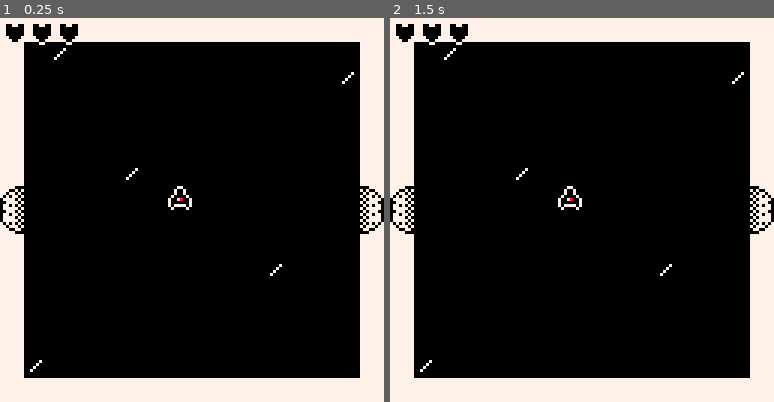
Above: before the commit, frames 1-2 (left to right).
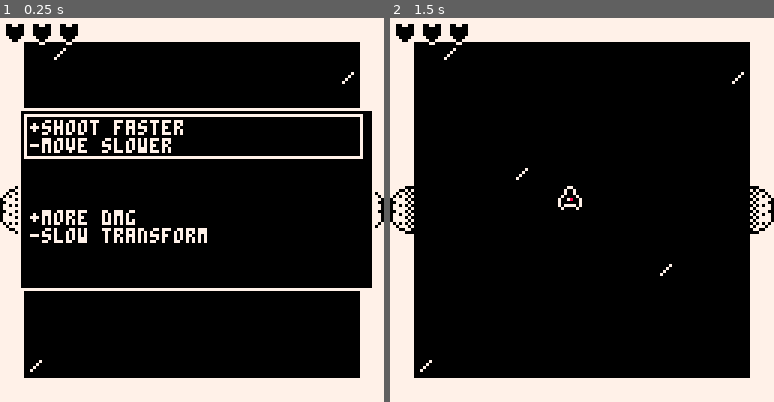
Above: after the commit, the same moments.

Repository: dresseswithpockets/bitjam3
Game: PICO-8 cartridge game.p8
Two runs of this game, one before a commit and one after it. Both use one fixed random seed, a clock stepped at 60 frames per second and the inputs below.
Inputs:
- Up to frame 1 (0.25 s): no input
- Up to frame 2 (1.5 s): tap X (X key) at 0.33, 1.07 s; tap O (Z key) at 0.7 s

The runs differ from the first frame. In frame 1, 7.2% of the frame differs, in the area x 4-98%, y 23-72%; in frame 2, nothing differs.

Commit message:
add effect/upgrade system

Diff:
--- a/game.p8
+++ b/game.p8
@@ -120,8 +120,17 @@
  end
 end
 
-function dmg_ply()
- ply.health -= 1
+function dmg_ply(n)
+ ply.health-=n or 1
+end
+
+function present_lvlup()
+ menu_idx=1
+ show_lvlup_menu=true
+ lvlup_choices={
+ 	next_upgrade(),
+ 	next_upgrade()
+ }
 end
 
 function _init()
@@ -136,8 +145,9 @@
 
  -- menu stuff
 	menu_idx=1
-	menu_counter=0
 	menu_noquit_counter=0
+
+	show_lvlup_menu=false
 
 	-- player stuff
 	ply_vert_spr=1
@@ -161,6 +171,7 @@
 		-- transformations
 		form=1,
 		trans=false,
+		trans_timer=0,
 
 		health=3,
 
@@ -168,14 +179,19 @@
 		flip_y=false,flip_x=false,
 	}
 	ply_spd=100/60 -- px/sec
-	shoot_spd_mult=0.85
-	shoot_time=3 -- frame delay
+	ply_spd_shoot_mult=0.85
+	shoot_time=4 -- frame delay
 	shoot_timer=0
 
 	bullets={}
 	spr_bullet=3
 	spd_bullet=140/60 -- px/sec
 	spd_seeker=1
+
+ ply_dmg=2
+	trans_quad_time=0
+	trans_delay=20
+	trans_self_dmg=0
 
 	cell_x=3
 	cell_y=3
@@ -192,6 +208,10 @@
 	local plan=dungeon[floor_idx]
  floor=floor_from_plan(plan)
  room=floor[cell_x][cell_y]
+
+ -- todo: do we really want
+ --  to present this on startup?
+ present_lvlup()
 end
 
 
@@ -202,6 +222,27 @@
  if ply.health <=0 then
   update_dead()
  	return
+ end
+
+ if show_lvlup_menu then
+  update_lvlup_menu()
+  return
+ end
+
+ if ply.trans then
+  -- todo: spawn trans
+  --  particles or something
+  -- for an animation/effect
+	 ply.trans=false
+	 ply.trans_timer=1
+ end
+
+ if ply.trans_timer>0 then
+  ply.trans_timer-=1
+  if ply.trans_timer==0 then
+   ply.form=ply.form==1and 2or 1
+   dmg_ply(trans_self_dmg)
+  end
  end
 
  -- grab btn_lut-mapped input
@@ -216,18 +257,24 @@
 
 	local use_spd=ply_spd
 	if ply.shoot then
- 	use_spd*=shoot_spd_mult
+ 	use_spd*=ply_spd_shoot_mult
  end
 
 	-- shift triggers transform
  ply.trans=(last_keys&0b10000!=0b10000) and keys_value&0b10000==0b10000
  if ply.trans then
+ 	ply.trans_timer=trans_delay
   -- dont shoot when transforming
   ply.shoot=false
   -- dont move when transforming
   use_spd=0
-  -- todo: transform animation
-  ply.form=ply.form==1 and 2 or 1
+ end
+
+ if ply.trans_timer>0 then
+  -- dont shoot when transforming
+  ply.shoot=false
+  -- dont move when transforming
+  use_spd=0
  end
 
 	-- updating player spd from
@@ -303,6 +350,17 @@
 
  if btnp(❎) and menu_idx==1 then
   _init()
+ end
+end
+
+function update_lvlup_menu()
+ if btnp(⬆️) or btnp(⬇️) then
+  menu_idx=menu_idx==1 and 2 or 1
+ end
+
+ if btnp(🅾️) then
+  lvlup_choices[menu_idx].exec()
+  show_lvlup_menu=false
  end
 end
 
@@ -356,6 +414,10 @@
 	camera(0,0)
 	draw_ply_hp()
 
+	if show_lvlup_menu then
+	 draw_lvlup_menu()
+	end
+
 	-- debug/test zone
 end
 
@@ -390,6 +452,28 @@
 	for i=0,ply.health-1 do
 	 spr(4,1+i*9,1)
 	end
+end
+
+function draw_lvlup_menu()
+ rect(6,30,124,90,7)
+ rectfill(7,31,123,89,0)
+
+ local c1=lvlup_choices[1]
+ local c2=lvlup_choices[2]
+
+ for i,v in ipairs(c1.desc) do
+  print(v,10,28+i*6,7)
+ end
+
+ for i,v in ipairs(c2.desc) do
+  print(v,10,58+i*6,7)
+ end
+
+ if menu_idx==1 then
+	 rect(8,32,120,34+#c1.desc*6,7)
+	else
+	 rect(8,62,120,64+#c2.desc*6,7)
+ end
 end
 
 function draw_dead_menu()
@@ -993,6 +1077,87 @@
  end
  return floor
 end
+-->8
+-- upgrades
+
+function u_quad_dmg_exec()
+ -- 5 seconds of quad dmg
+ trans_quad_time=300
+ -- no trans delay
+ trans_delay=0
+ -- +1 self-dmg on trans
+ trans_self_dmg+=1
+end
+
+function u_heavy_hits_exec()
+ -- increase ply damage
+ ply_dmg+=1
+ -- increase trans delay
+ trans_delay+=15
+end
+
+function u_rapid_fire_exec()
+ -- increase ply shoot speed
+ shoot_time-=1
+ -- todo: make the shoot speed
+ --  weapon-specific
+ -- decrease ply move speed
+ ply_spd*=0.8
+end
+
+u_quad_dmg={
+ desc={
+ 	"+trans gives quad-dmg",
+ 	"+trans is instant",
+ 	"-you hit yourself, idiot!!",
+ },
+ exec=u_quad_dmg_exec,
+}
+
+u_heavy_hits={
+ desc={
+  "+more dmg",
+  "-slow transform",
+ },
+ exec=u_heavy_hits_exec,
+}
+
+u_rapid_fire={
+ desc={
+  "+shoot faster",
+  "-move slower",
+ },
+ exec=u_rapid_fire_exec,
+}
+
+-- shuffle bag of all upgrades
+upgrades={
+ u_rapid_fire,
+ u_heavy_hits,
+ u_quad_dmg,
+}
+
+upgrade_idx=1
+
+function next_upgrade()
+ local item=upgrades[upgrade_idx]
+ upgrade_idx+=1
+ if upgrade_idx>#upgrades then
+  upgrade_idx=1
+  shuffle(upgrades)
+ end
+ return item
+end
+
+function shuffle(t)
+ for n=1,#t*2 do -- #t*2 times seems enough
+  local a,b=flr(1+rnd(#t)),flr(1+rnd(#t))
+  t[a],t[b]=t[b],t[a]
+ end
+ return t
+end
+
+shuffle(upgrades)
 __gfx__
 66666666666776666666777666666666677667766666666676666667667666666666676666666666666666666666666666666666666666666666666666666666
 66666666667007666667000766666666700770076776677667766776667760666606776666666000006666666666666666666666666666666666666666666666
Not shown, changed: todo
